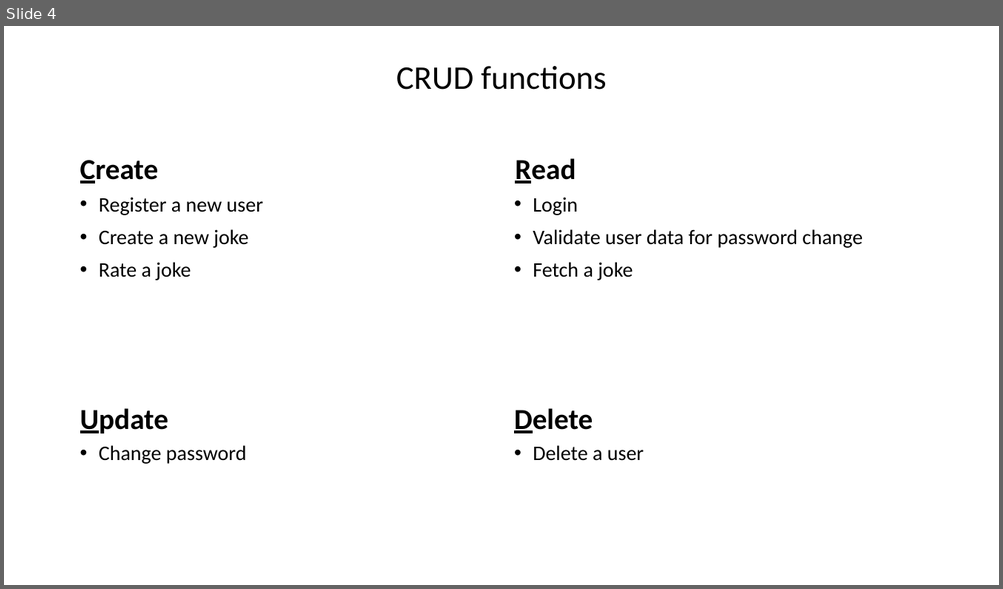
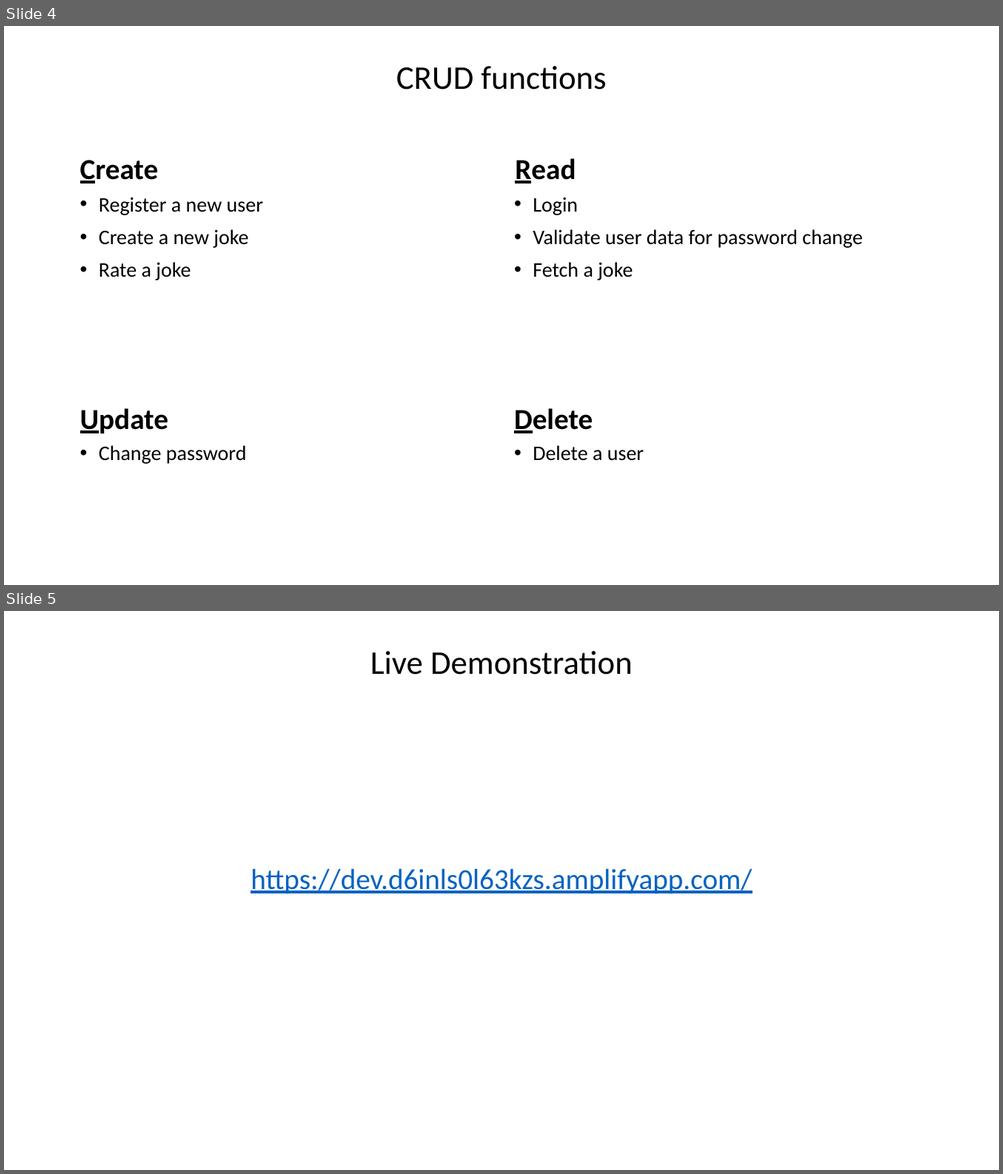
Before and after one commit to jens1706/web_tech_final, a slide deck: report/presentation_JE.pptx. Shown one above the other, each under a label of ours: slide 4 before the commit, slides 4 and 5 after it. The pictures are 1003x589 and 1003x1174 pixels, drawn with LibreOffice and Linux fonts; fonts in the diff are those of the drawing. Boxes give left, top, right and bottom in pixels: in the first picture for what was removed or moved away, otherwise in the second. Text is boxed around its words. In the diff, an @@ line names an element or a change of style, - is before the commit and + after.

```diff
--- a/report/presentation_JE.pptx
+++ b/report/presentation_JE.pptx
@@ slide 5 added at [4,611,999,1170], background #FFFFFF @@
@@ text added at [370,651,632,675], 32 pt, text #000000 @@
+Live Demonstration
@@ text added at [250,869,751,894], 28 pt, text #0563C1, underline @@
+https://dev.d6inls0l63kzs.amplifyapp.com/
```
Also in this commit, not shown: 14 other files.
